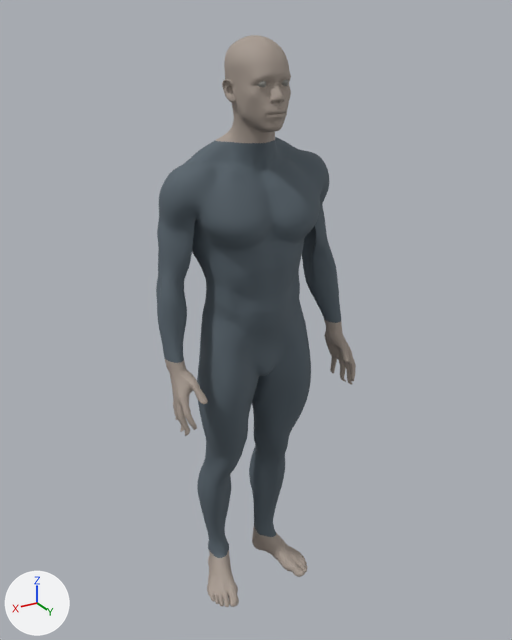
The glTF model public/models/suit.glb as it was, and as the next commit left it.
Before and after are seen from a 50 mm camera at (1.126, 1.925, 1.003) aimed at (-0.04, -0.018, 0.032). The axes (+X, +Y, +Z) are drawn at lower left. The lights are the same throughout. The older version comes first.

Script lines for the objects in view, before the commit:
```python
mat_textile = principled_material('textile')
mat_textile.base_color = (0.095, 0.125, 0.15)  # greyish blue #57636c
mat_textile.roughness = 0.8
me_explorer_anatomy_mesh = bpy.data.meshes.new('Explorer anatomy mesh')
me_explorer_anatomy_mesh.from_pydata(...)  # 6085 vertices, 12000 faces; spans x -0.34..0.34, y -0.12..0.21, z -1.04..0.95
me_explorer_anatomy_mesh.materials.append(mat_skin)  # grey #a6998f
me_explorer_undersuit_mesh = bpy.data.meshes.new('Explorer undersuit mesh')
me_explorer_undersuit_mesh.from_pydata(...)  # 14146 vertices, 28000 faces; spans x -0.34..0.34, y -0.13..0.17, z -0.93..0.65
me_explorer_undersuit_mesh.materials.append(mat_textile)  # greyish blue #57636c
ob_explorer_anatomy = bpy.data.objects.new('Explorer anatomy', me_explorer_anatomy_mesh)
ob_explorer_anatomy.location = (0.0, 0.0, 0.0)
ob_explorer_undersuit = bpy.data.objects.new('Explorer undersuit', me_explorer_undersuit_mesh)
ob_explorer_undersuit.location = (0.0, 0.0, 0.0)
```
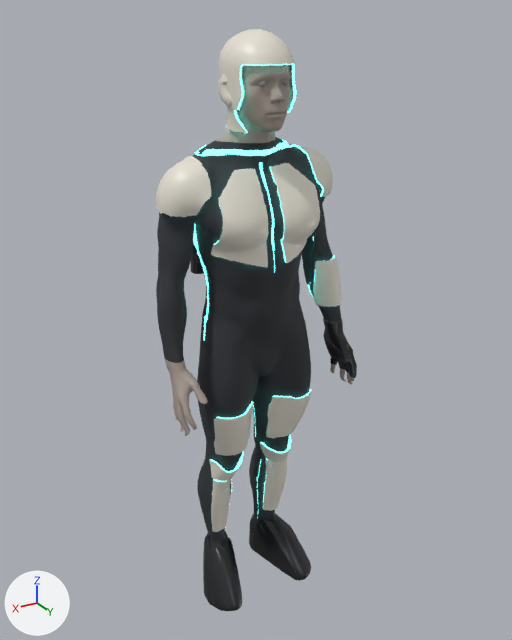
Where the change shows, as pixel boxes (x1, y1, x2, y2) in the pictures (512 x 640 px):
'Explorer undersuit', recoloured (greyish blue to dark grey)
    both: (156, 137, 341, 540)
'Explorer armour', added
    after: (155, 29, 357, 611)
    faces in mat_plate: (155, 29, 357, 611)
    faces in mat_glow: (193, 63, 335, 504)

Patch to the scene script:
```diff
--- a/public/models/suit.glb.py
+++ b/public/models/suit.glb.py
@@ mat_textile @@
 mat_textile = principled_material('textile')
-mat_textile.base_color = (0.095, 0.125, 0.15)  # greyish blue #57636c
+mat_textile.base_color = (0.028, 0.031, 0.037)  # dark grey #2f3136
 mat_textile.roughness = 0.8
@@ mat_glow @@
+mat_glow = bpy.data.materials.new('glow')
+# nodes: BsdfPrincipled, Mix, OutputMaterial, VertexColor
+# colours: cyan #63fff3, dark cyan #193f3f, mixed with the vertex colours
@@ mat_plate @@
+mat_plate = bpy.data.materials.new('plate')
+mat_plate.use_nodes = True; mat_plate.node_tree.nodes.clear()
+_N = mat_plate.node_tree.nodes; _L = mat_plate.node_tree.links
+n0 = _N.new('ShaderNodeBsdfPrincipled'); n0.name = 'Principled BSDF'
+n0.inputs[2].default_value = 0.38  # 'Roughness'
+n1 = _N.new('ShaderNodeOutputMaterial'); n1.name = 'Material Output'
+n2 = _N.new('ShaderNodeVertexColor'); n2.name = 'Color Attribute'
+_L.new(n0.outputs[0], n1.inputs[0])  # 'BSDF' to 'Surface'
+_L.new(n2.outputs[0], n0.inputs[0])  # 'Color' to 'Base Color'
@@ me_explorer_armour_mesh @@
+me_explorer_armour_mesh.from_pydata(...)  # 7716 vertices, 13179 faces; spans x -0.35..0.31, y -0.22..0.21, z -1.06..0.97
+# faces by material slot: [9600, 3579]
+me_explorer_armour_mesh.materials.append(mat_plate)
+me_explorer_armour_mesh.materials.append(mat_glow)
@@ ob_explorer_armour @@
+ob_explorer_armour = bpy.data.objects.new('Explorer armour', me_explorer_armour_mesh)
+ob_explorer_armour.location = (0.0, 0.0, 0.0)
```
